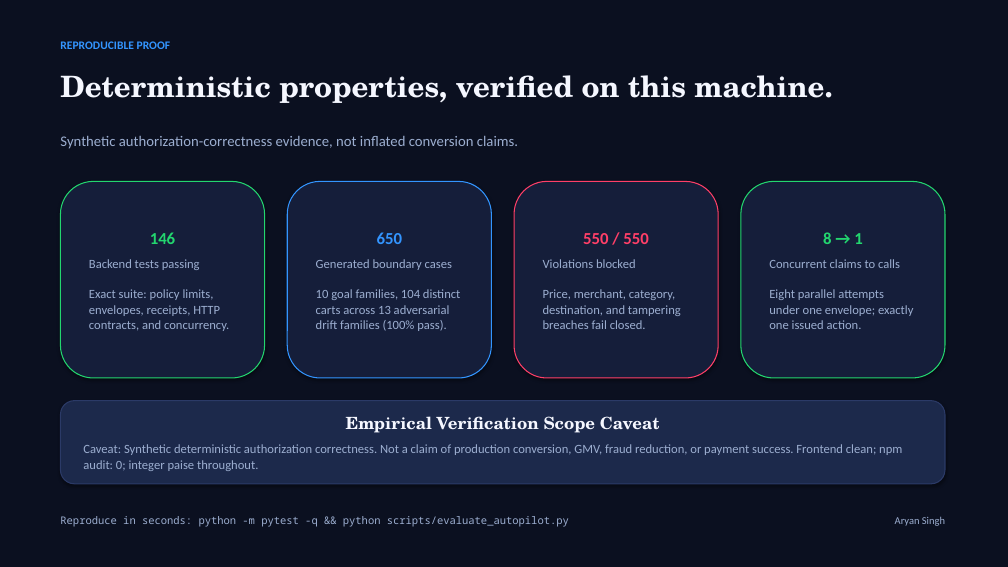
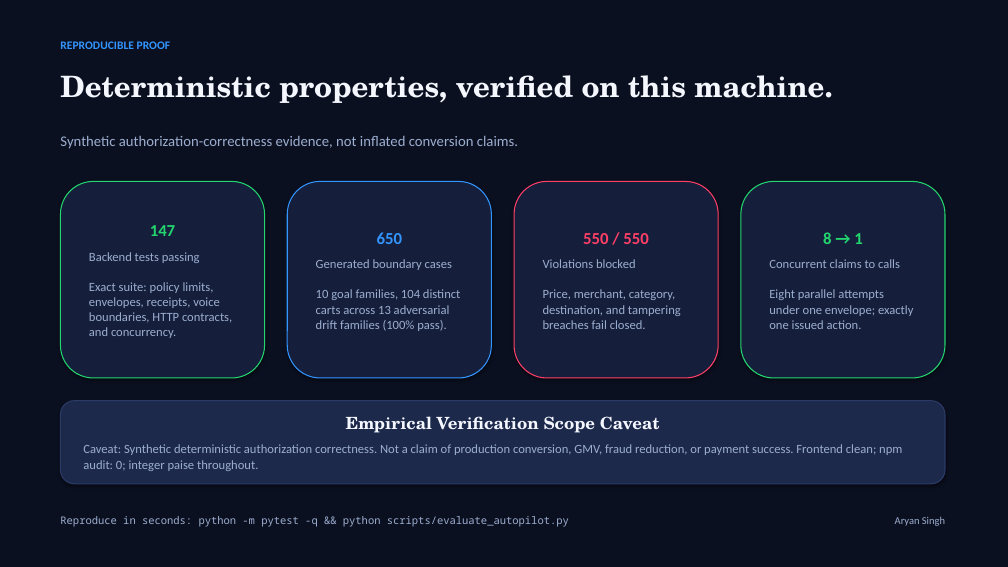
Before and after one commit to its-aryansingh/action-firewall, a slide deck: slide 8 of docs/Razorpay_Buildathon_Action_Firewall_Deck.pptx. Drawn at 1008x567 pixels with LibreOffice and Linux fonts; fonts in the diff are those of the drawing. Boxes give left, top, right and bottom in pixels: in the first picture for what was removed or moved away, otherwise in the second. Text is boxed around its words. In the diff, an @@ line names an element or a change of style, - is before the commit and + after.

```diff
--- a/docs/Razorpay_Buildathon_Action_Firewall_Deck.pptx
+++ b/docs/Razorpay_Buildathon_Action_Firewall_Deck.pptx
@@ text in rounded rectangle at (89,225,232,338): text changed @@
-146
-Backend tests passing
-Exact suite: policy limits, envelopes, receipts, HTTP contracts, and concurrency.
+147
+Backend tests passing
+Exact suite: policy limits, envelopes, receipts, voice boundaries, HTTP contracts, and concurrency.
```
Also in this commit, not shown: 2 other slides changed, 4 other files.
